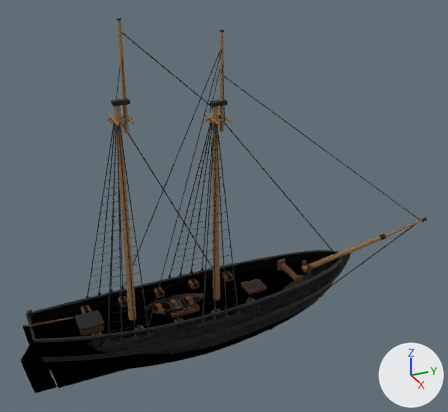
The glTF model assets/ships/schooner/schooner.glb: old version first, new version second.
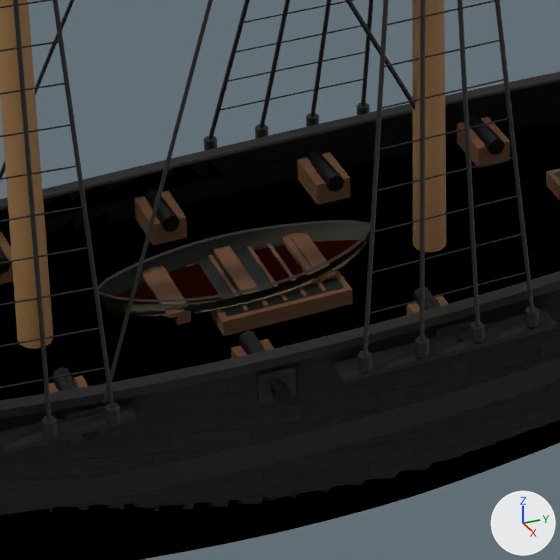
The first picture shows the older version from a 50 mm camera at (30.2, -9.7, 22.6) aimed at (-0.3, 4.0, 7.4). The close-ups show the older and then the newer version on the part from 28% to 54% of the width and 60% to 89% of the height of that picture. Only the edits that show in the close-ups are written down. Arrows for +X, +Y and +Z are at lower right; the lights stay in place. Vertices at exactly the same position are counted once.

Objects in the first close-up: 'hull'.
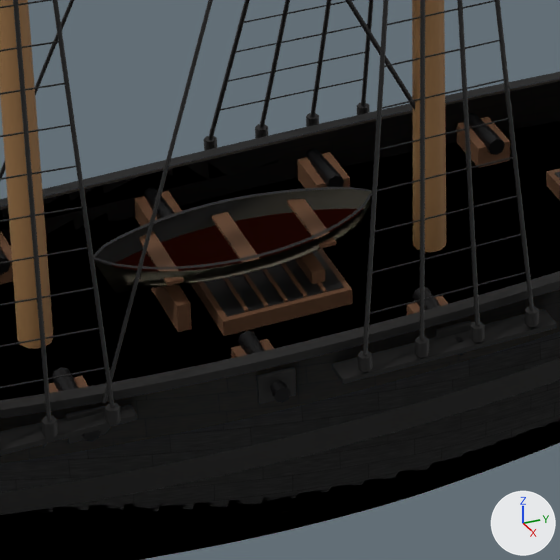
Where the change shows, as pixel boxes (x1, y1, x2, y2) in the close-ups (560 x 560 px; the box of a moved part takes in the faces that stretch with it):
```json
{"part": 1, "of": "me_hull", "change": "moved or reshaped", "before": [99, 234, 370, 322], "after": [94, 198, 372, 293]}
{"part": 2, "of": "me_hull", "change": "moved or reshaped", "before": [98, 222, 370, 299], "after": [94, 189, 370, 266]}
{"part": 3, "of": "me_hull", "change": "moved or reshaped", "before": [112, 240, 365, 304], "after": [111, 209, 364, 271]}
{"part": 4, "of": "me_hull", "change": "moved or reshaped", "before": [289, 233, 336, 281], "after": [287, 199, 336, 249]}
{"part": 5, "of": "me_hull", "change": "moved or reshaped", "before": [214, 246, 260, 295], "after": [212, 212, 260, 263]}
{"part": 6, "of": "me_hull", "change": "moved or reshaped", "before": [141, 266, 185, 318], "after": [139, 231, 184, 286]}
{"part": 7, "of": "me_hull", "change": "moved or reshaped", "before": [282, 236, 325, 284], "after": [295, 252, 325, 284]}
{"part": 8, "of": "me_hull", "change": "moved or reshaped", "before": [157, 266, 191, 325], "after": [151, 285, 192, 332]}
{"part": 9, "of": "me_hull", "change": "moved or reshaped", "before": [99, 227, 370, 302], "after": [94, 192, 372, 269]}
{"part": 10, "of": "me_hull", "change": "moved or reshaped", "before": [98, 220, 370, 290], "after": [93, 187, 372, 258]}
```

Edits to the scene script, one JSON object a line:
```json
{"block": "me_hull", "where": "me_hull.from_pydata(...)  # 6308 vertices, 10672 faces; spans x -2.9..2.9, y -8.5..19.5, z -2.1..18.4"}
{"block": "me_hull", "where": "# used by ob_hull; location = (0.0, 0.0, 0.0)"}
{"block": "me_hull", "change": "me_hull part 1: the loose piece of 108 vertices spanning x 0.0..0.7, y -1.2..2.6, z 1.2..1.8 is moved by (0.0, 0.0, 0.5)"}
{"block": "me_hull", "change": "me_hull part 2: the loose piece of 108 vertices spanning x -0.7..0.0, y -1.2..2.6, z 1.2..1.8 is moved by (0.0, 0.0, 0.5)"}
{"block": "me_hull", "change": "me_hull part 3: the loose piece of 36 vertices spanning x -0.5..0.5, y -1.1..2.5, z 1.5..1.6 is moved by (0.0, 0.0, 0.5)"}
{"block": "me_hull", "change": "me_hull part 4: the loose piece of 8 vertices spanning x -0.6..0.6, y 1.6..1.8, z 1.6 is moved by (0.0, 0.0, 0.5)"}
{"block": "me_hull", "change": "me_hull part 5: the loose piece of 8 vertices spanning x -0.6..0.6, y 0.6..0.8, z 1.6 is moved by (0.0, 0.0, 0.5)"}
{"block": "me_hull", "change": "me_hull part 6: the loose piece of 8 vertices spanning x -0.6..0.6, y -0.4..-0.2, z 1.6 is moved by (0.0, 0.0, 0.5)"}
{"block": "me_hull", "change": "me_hull part 7: the loose piece of 8 vertices spanning x -0.5..0.5, y 1.5..1.7, z 1.4..1.6 is scaled about its middle by (1.02, 1, 2.34)"}
{"block": "me_hull", "change": "me_hull part 8: the loose piece of 8 vertices spanning x -0.5..0.5, y -0.3..-0.1, z 1.4..1.6 is scaled about its middle by (1.02, 1, 2.34)"}
{"block": "me_hull", "change": "me_hull part 9: the loose piece of 36 vertices spanning x 0.0..0.7, y -1.2..2.6, z 1.7..1.8 is moved by (0.0, 0.0, 0.5)"}
{"block": "me_hull", "change": "me_hull part 10: the loose piece of 36 vertices spanning x -0.7..0.0, y -1.2..2.6, z 1.7..1.8 is moved by (0.0, 0.0, 0.5)"}
```
